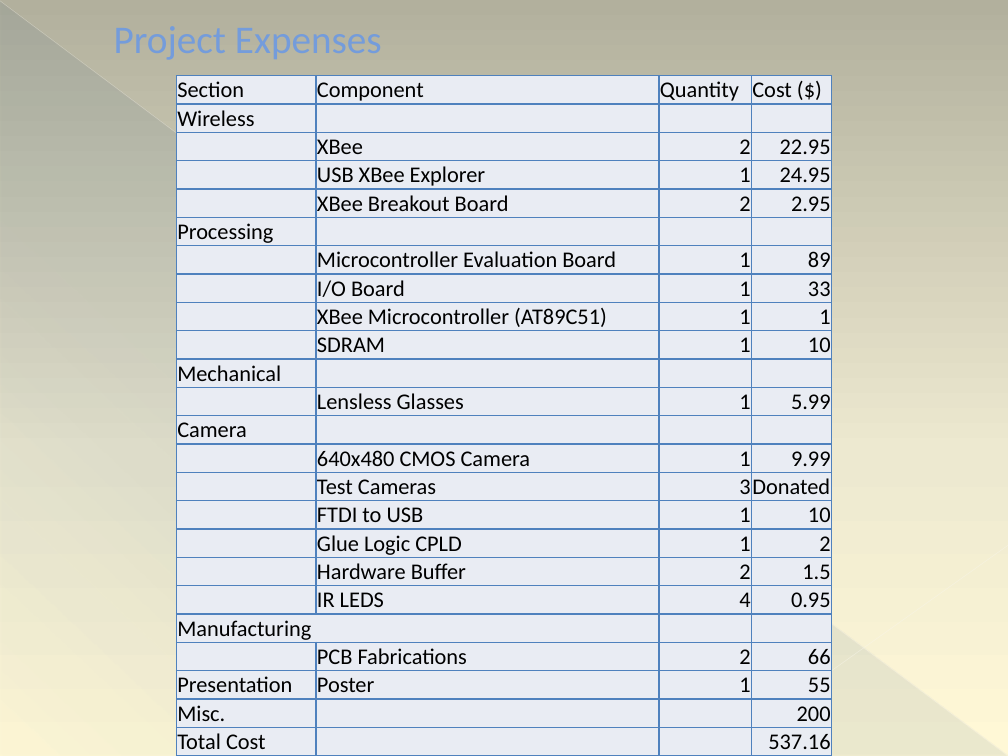
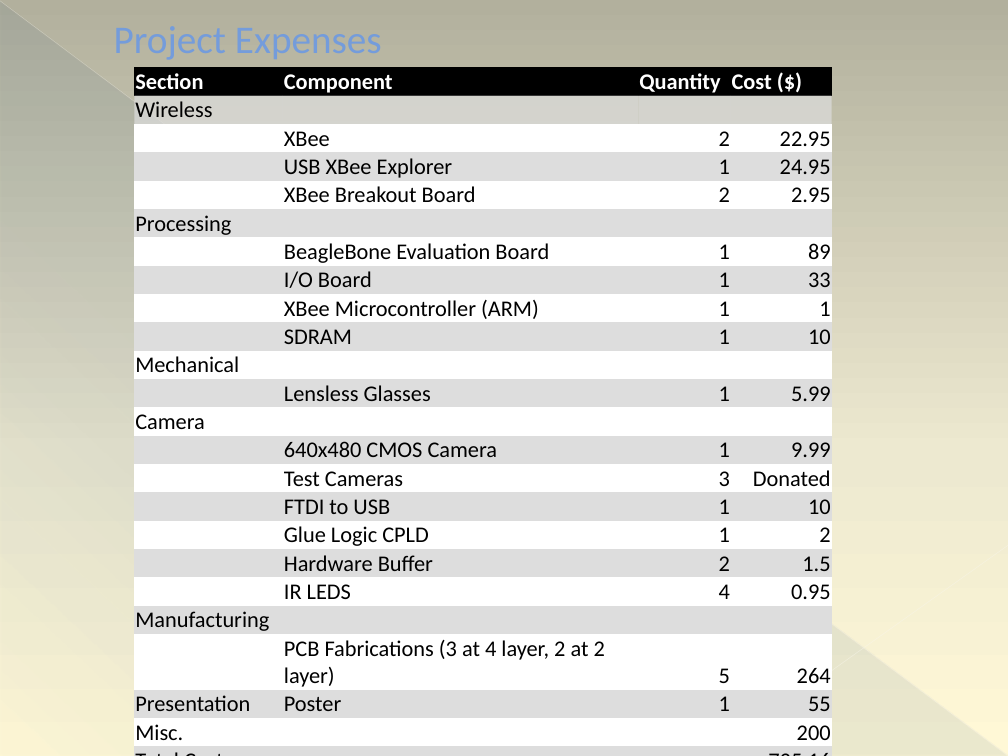
Before and after one commit to ttetelin/eyecu, a slide deck: slide 36 of PDR/PDR.pptx (slide 32 before the commit). Drawn at 1008x756 pixels with LibreOffice and Linux fonts; fonts in the diff are those of the drawing. Boxes give left, top, right and bottom in pixels: in the first picture for what was removed or moved away, otherwise in the second. Text is boxed around its words. In the diff, an @@ line names an element or a change of style, - is before the commit and + after.

Commit message:
Updated PDR slides

```diff
--- a/PDR/PDR.pptx
+++ b/PDR/PDR.pptx
@@ table at (134,68,832,756) @@
-row 7, column 2: Microcontroller Evaluation Board
+row 7, column 2: BeagleBone Evaluation Board
-row 9, column 2: XBee Microcontroller (AT89C51)
+row 9, column 2: XBee Microcontroller (ARM)
-row 21:  | PCB Fabrications | 2 | 66
+row 21:  | PCB Fabrications (3 at 4 layer, 2 at 2 layer) | 5 | 264
-row 24, column 4: 537.16
+row 24, column 4: 735.16
@@ fill #E9EDF4 to #000000 in row 1 @@
@@ fill #E9EDF4 to #DDDDDD at 70% opacity in row 2 @@
@@ fill #E9EDF4 to #FFFFFF in 44 cells @@
@@ fill #E9EDF4 to #DDDDDD in 43 cells @@
@@ text colour #000000 to #FFFFFF, bold on in "Section", "Component", "Quantity", "Cost ($)" @@
@@ alignment left to right @@
@@ borders changed @@
@@ table: place and size @@
-table at (176,76,832,753)
+table at (134,68,832,756)
```
Also in this commit, not shown: 14 other slides changed, 4 slides added.
